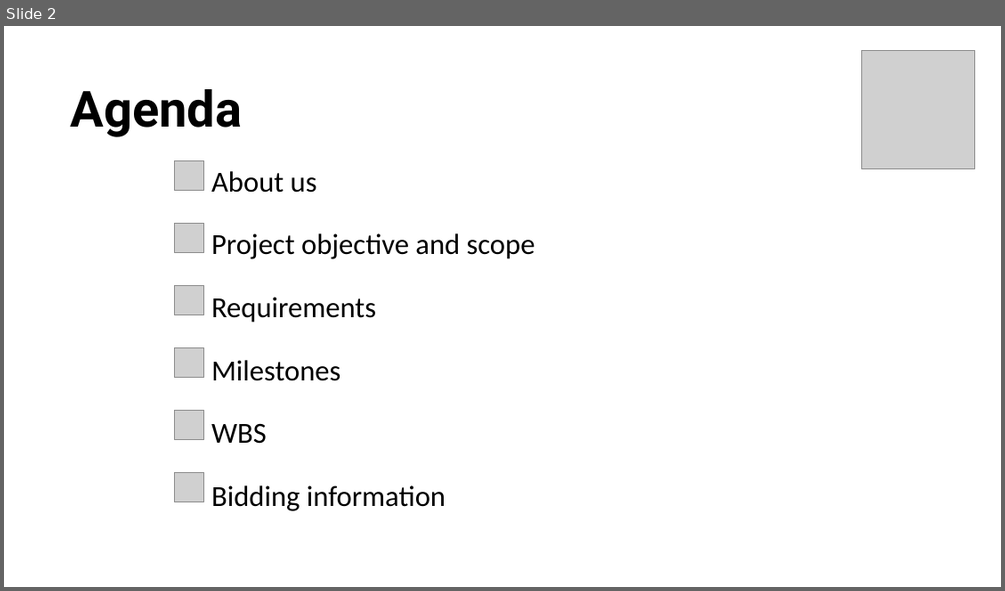
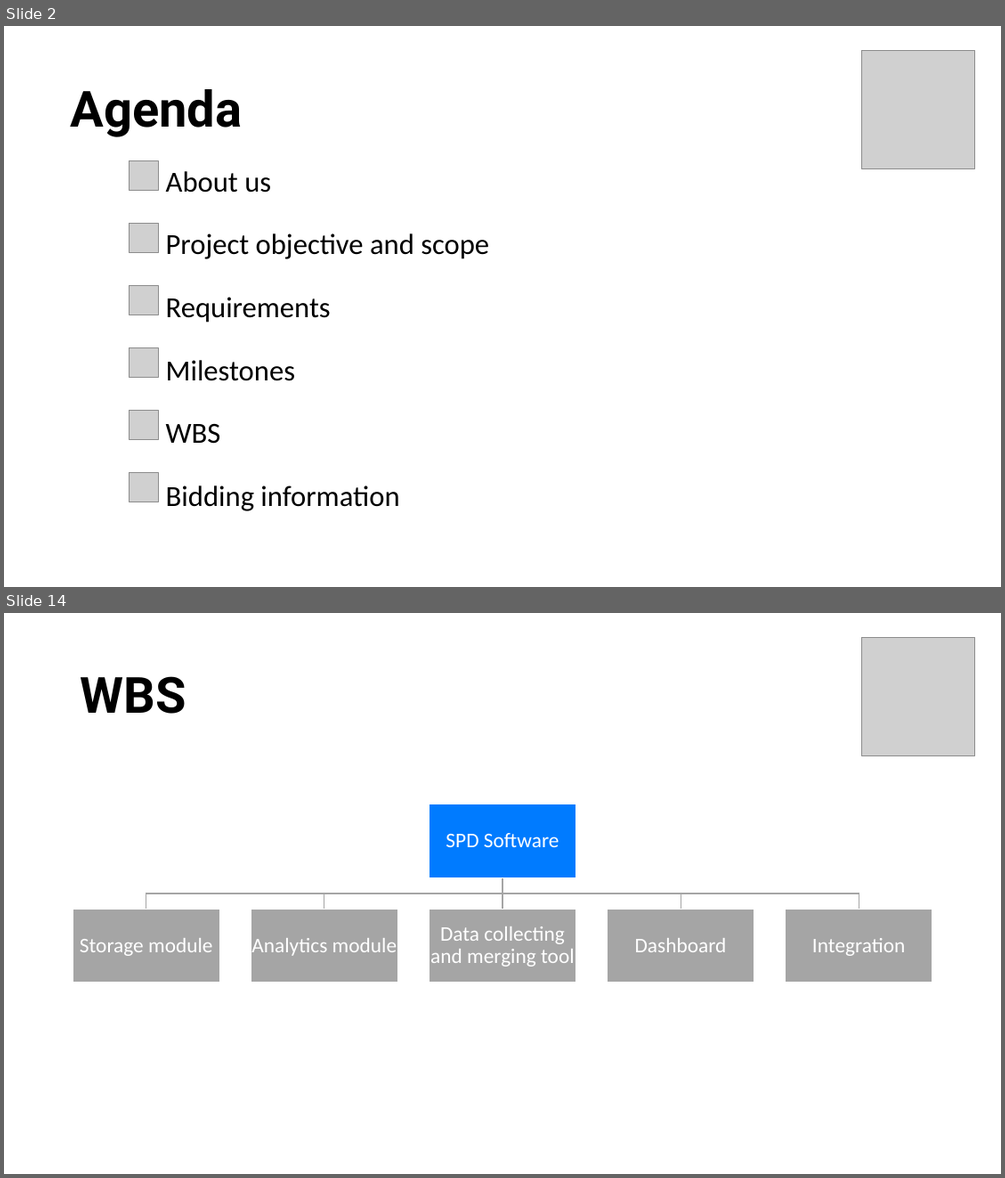
Before and after one commit to seraogianluca/IR2, a slide deck: PM/RFP Presentation.pptx. Shown one above the other, each under a label of ours: slide 2 before the commit, slides 2 and 14 after it; the slides between them are not shown. The pictures are 1005x591 and 1005x1178 pixels, drawn with LibreOffice and Linux fonts; fonts in the diff are those of the drawing; grey boxes stand for pictures. Boxes give left, top, right and bottom in pixels: in the first picture for what was removed or moved away, otherwise in the second. Text is boxed around its words. In the diff, an @@ line names an element or a change of style, - is before the commit and + after.

```diff
--- a/PM/RFP Presentation.pptx
+++ b/PM/RFP Presentation.pptx
@@ slide 14 added at (4,613,1001,1174), background #FFFFFF @@
@@ picture added at (862,637,975,755) @@
@@ title added at (80,676,186,714), 48 pt, text #000000, bold @@
+WBS
@@ group added at (73,804,933,982): 6 rectangles, 6 texts, 5 freeform shapes @@
+SPD Software
+Storage module
+Analytics module
+Data collecting and merging tool
+Dashboard
+Integration
@@ slide 2 changed as well @@
@@ 6 pictures, 1 subtitle: place and size @@
-6 pictures, 1 subtitle at (175,160,535,511)
+6 pictures, 1 subtitle at (129,160,489,511)
```
Also in this commit, not shown: 2 other slides changed, 14 other slides added, 6 other files.
